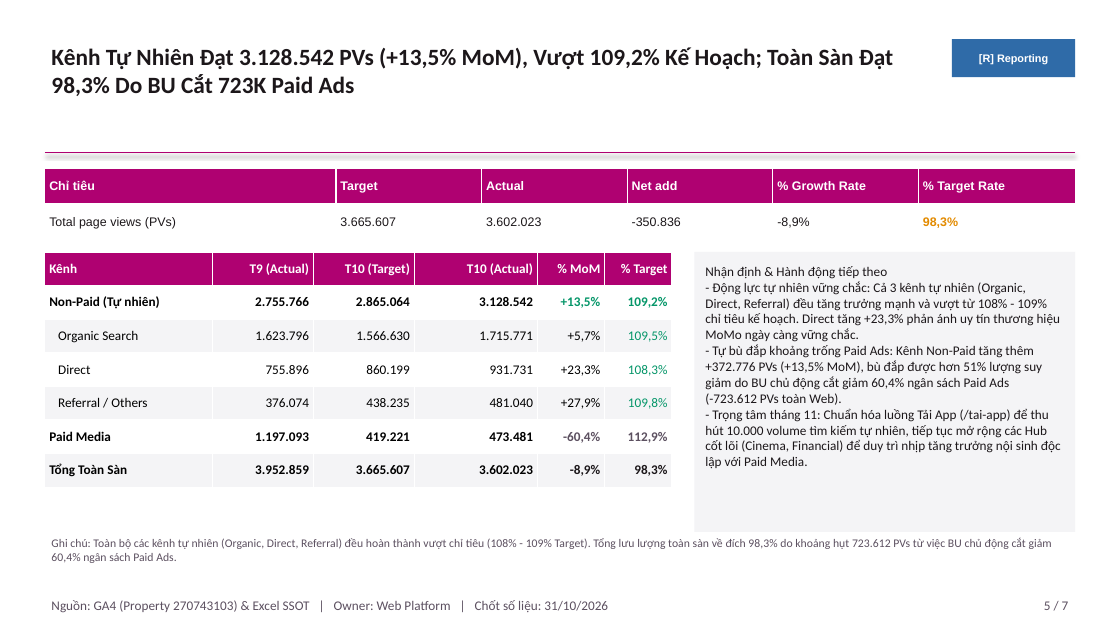
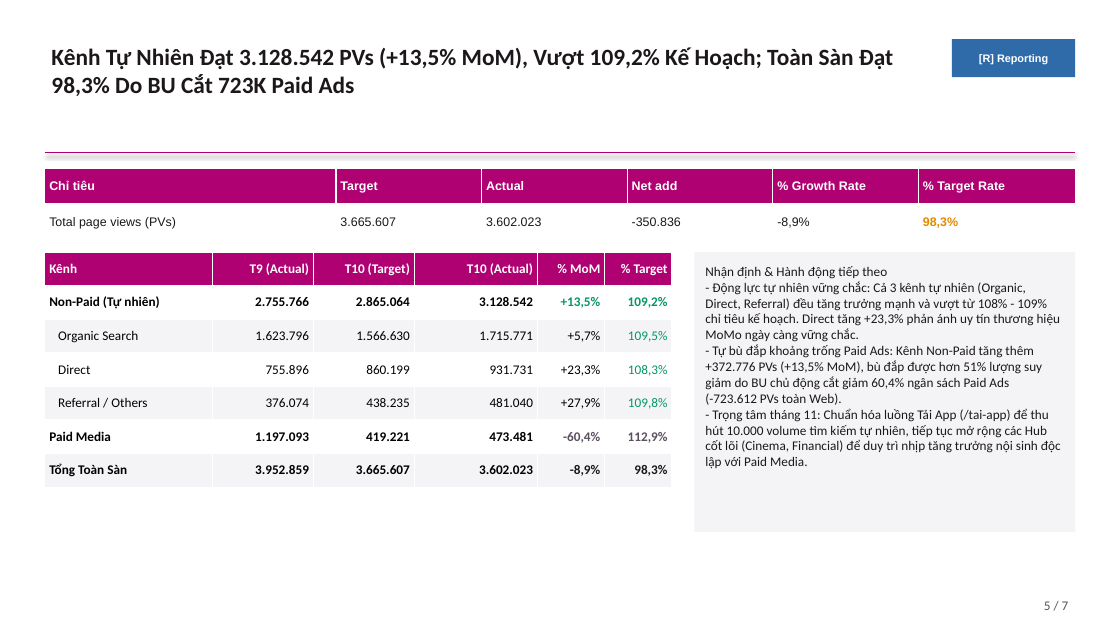
Before and after one commit to stormhoang/hienho-knowledgebase, a slide deck: slide 5 of 07_REPORTS/docs/presentations/Web_Platform_Thang_10_2026_Pyramid.pptx. Drawn at 1120x630 pixels with LibreOffice and Linux fonts; fonts in the diff are those of the drawing. Boxes give left, top, right and bottom in pixels: in the first picture for what was removed or moved away, otherwise in the second. Text is boxed around its words. In the diff, an @@ line names an element or a change of style, - is before the commit and + after.

```diff
--- a/07_REPORTS/docs/presentations/Web_Platform_Thang_10_2026_Pyramid.pptx
+++ b/07_REPORTS/docs/presentations/Web_Platform_Thang_10_2026_Pyramid.pptx
@@ text removed at bbox=[51, 538, 1052, 563] @@
-Ghi chú: Toàn bộ các kênh tự nhiên (Organic, Direct, Referral) đều hoàn thành vượt chỉ tiêu (108% - 109% Target). Tổng lưu lượng toàn sàn về đích 98,3% do khoảng hụt 723.612 PVs từ việc BU chủ động cắt giảm 60,4% ngân sách Paid Ads.
@@ text removed at bbox=[51, 600, 608, 612] @@
-Nguồn: GA4 (Property 270743103) & Excel SSOT | Owner: Web Platform | Chốt số liệu: 31/10/2026
```
Also in this commit, not shown: 6 other slides changed, 1 other file.
